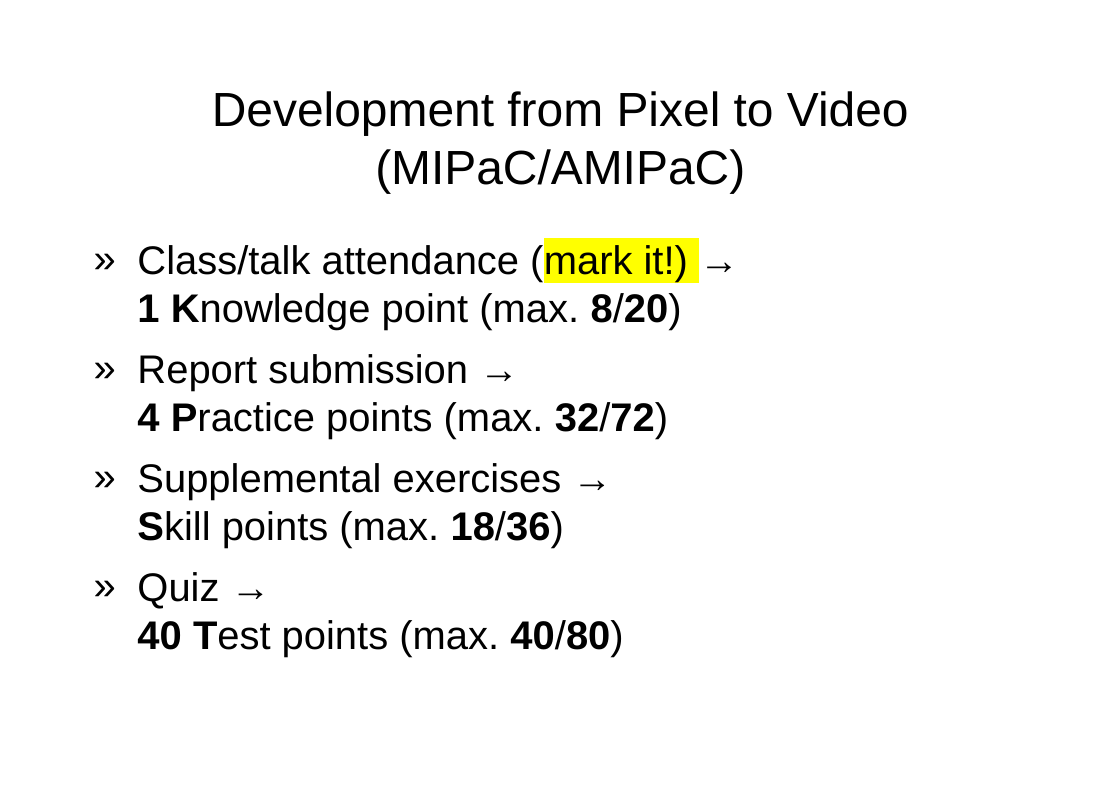
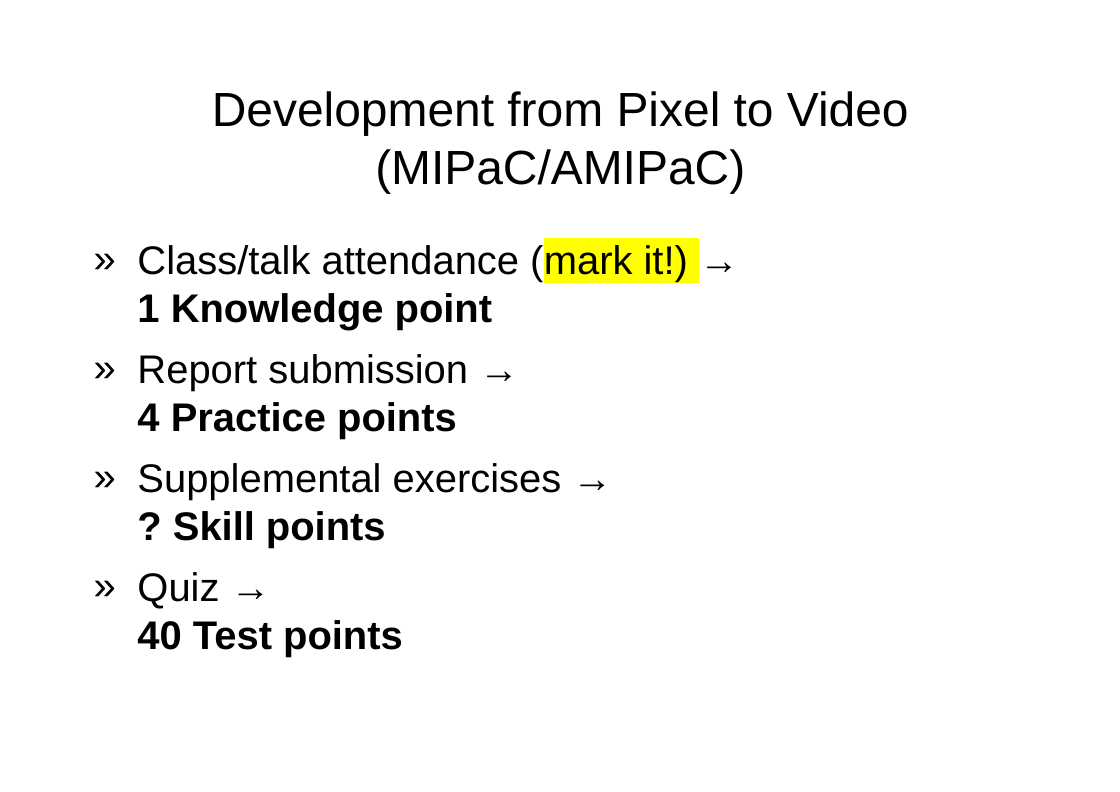
Before and after one commit to miklesz/AMIPaC, a slide deck: slide 11 of (A)MIPaC Introduction.pptx. Drawn at 1120x792 pixels with LibreOffice and Linux fonts; fonts in the diff are those of the drawing; background and template pictures are left out. Boxes give left, top, right and bottom in pixels: in the first picture for what was removed or moved away, otherwise in the second. Text is boxed around its words. In the diff, an @@ line names an element or a change of style, - is before the commit and + after.

```diff
--- a/(A)MIPaC Introduction.pptx
+++ b/(A)MIPaC Introduction.pptx
@@ text at bbox=[137, 242, 688, 658]: text changed @@
-» Class/talk attendance (mark it!) →
-  1 Knowledge point (max. 8/20)
-» Report submission →
-  4 Practice points (max. 32/72)
-» Supplemental exercises →
-  Skill points (max. 18/36)
-» Quiz →
-  40 Test points (max. 40/80)
+» Class/talk attendance (mark it!) →
+  1 Knowledge point
+» Report submission →
+  4 Practice points
+» Supplemental exercises →
+  ? Skill points
+» Quiz →
+  40 Test points
```
Also in this commit, not shown: 2 other slides changed, 1 slide removed.
